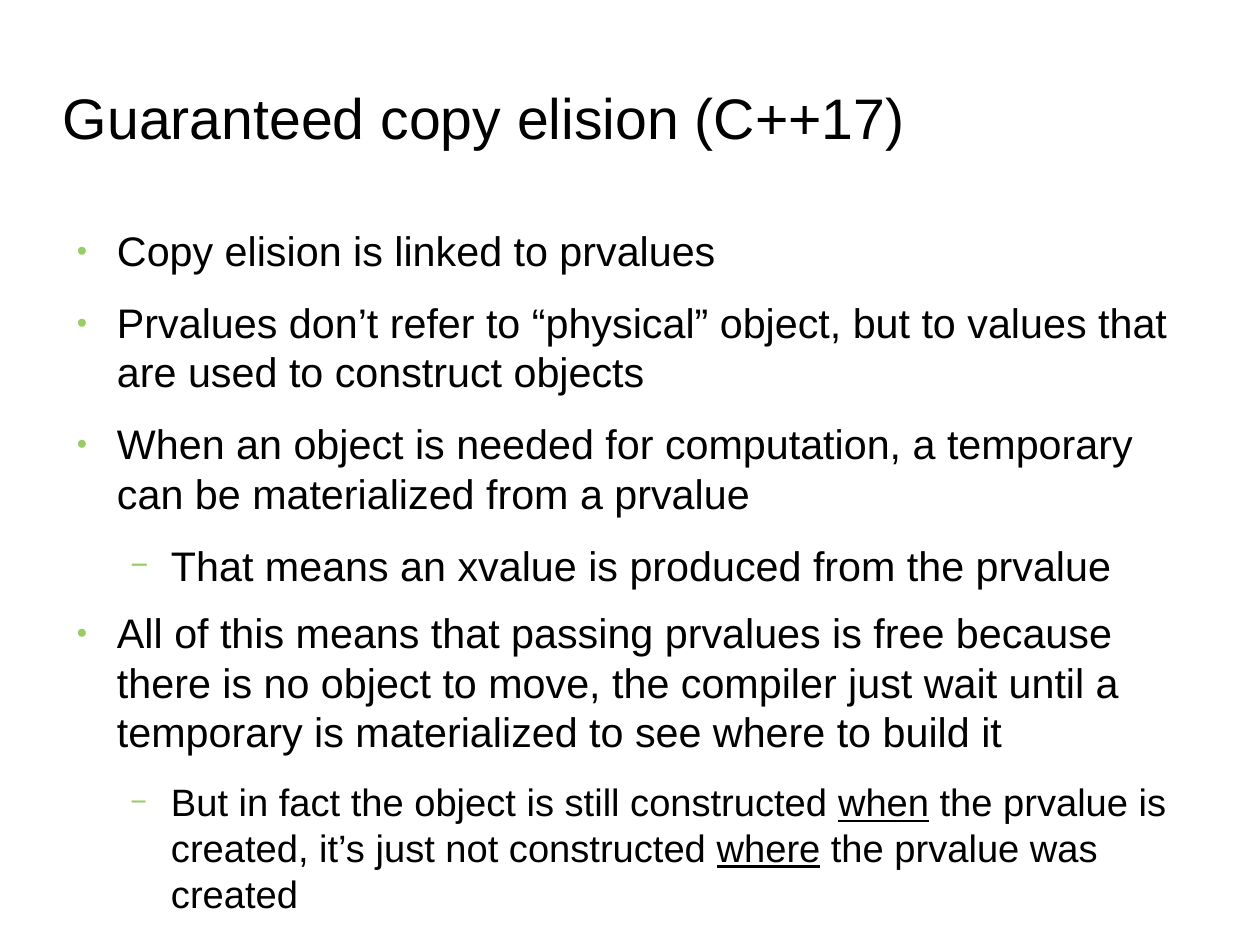
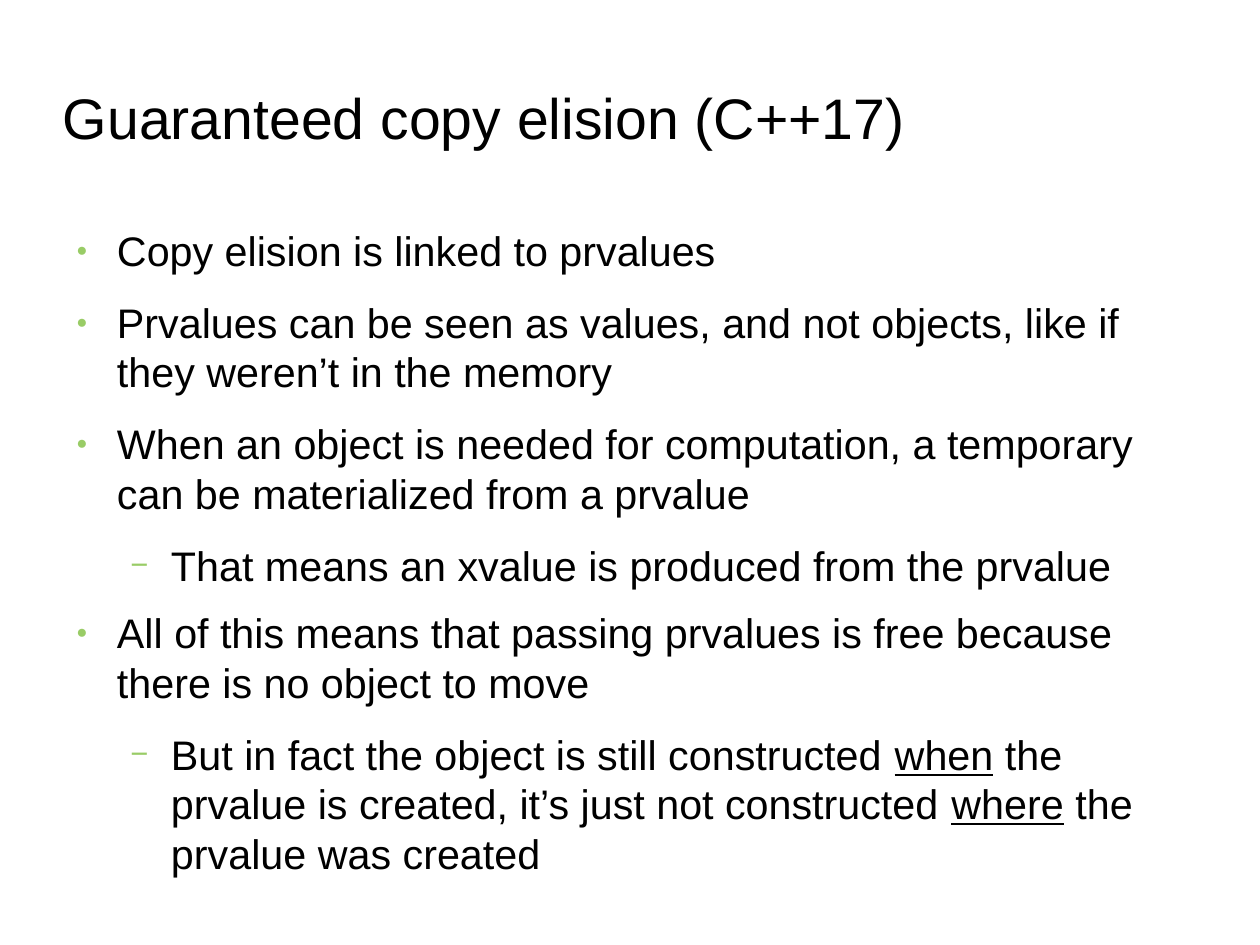
Before and after one commit to FranckRJ/CPP-trainings, a slide deck: slide 16 of traning-move.pt1.odp. Drawn at 1260x945 pixels with LibreOffice and Linux fonts; fonts in the diff are those of the drawing; background and template pictures are left out. Boxes give left, top, right and bottom in pixels: in the first picture for what was removed or moved away, otherwise in the second. Text is boxed around its words. In the diff, an @@ line names an element or a change of style, - is before the commit and + after.

Commit message:
Modif mineure sur la copy elision + exemple de quand ça ne marche pas.

```diff
--- a/traning-move.pt1.odp
+++ b/traning-move.pt1.odp
@@ text at [117, 308, 1119, 395]: text changed @@
-● Prvalues don’t refer to “physical” object, but to values that are used to construct objects
+● Prvalues can be seen as values, and not objects, like if they weren’t in the memory
@@ text at [117, 618, 1112, 706]: text changed @@
-● All of this means that passing prvalues is free because there is no object to move, the compiler just wait until a temporary is materialized to see where to build it
+● All of this means that passing prvalues is free because there is no object to move
@@ text at [171, 740, 1132, 877]: size 24 to 26 pt in "But in fact the object is still ..." @@
```
Also in this commit, not shown: 3 other slides changed, 1 slide added, 1 other file.
